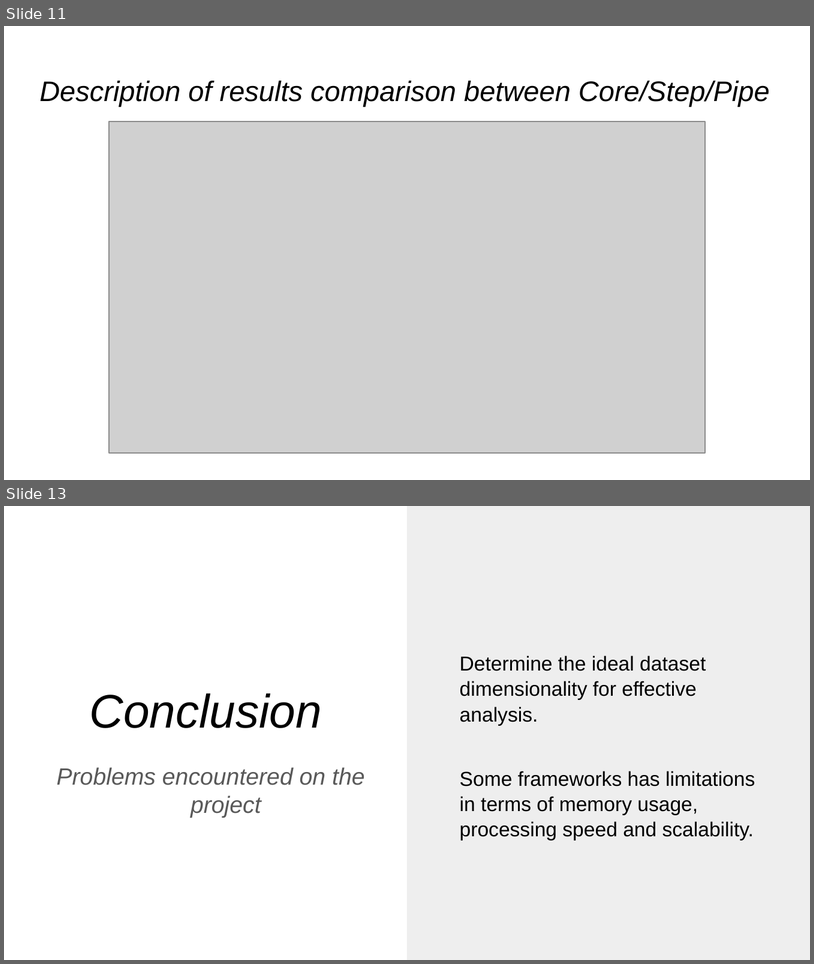
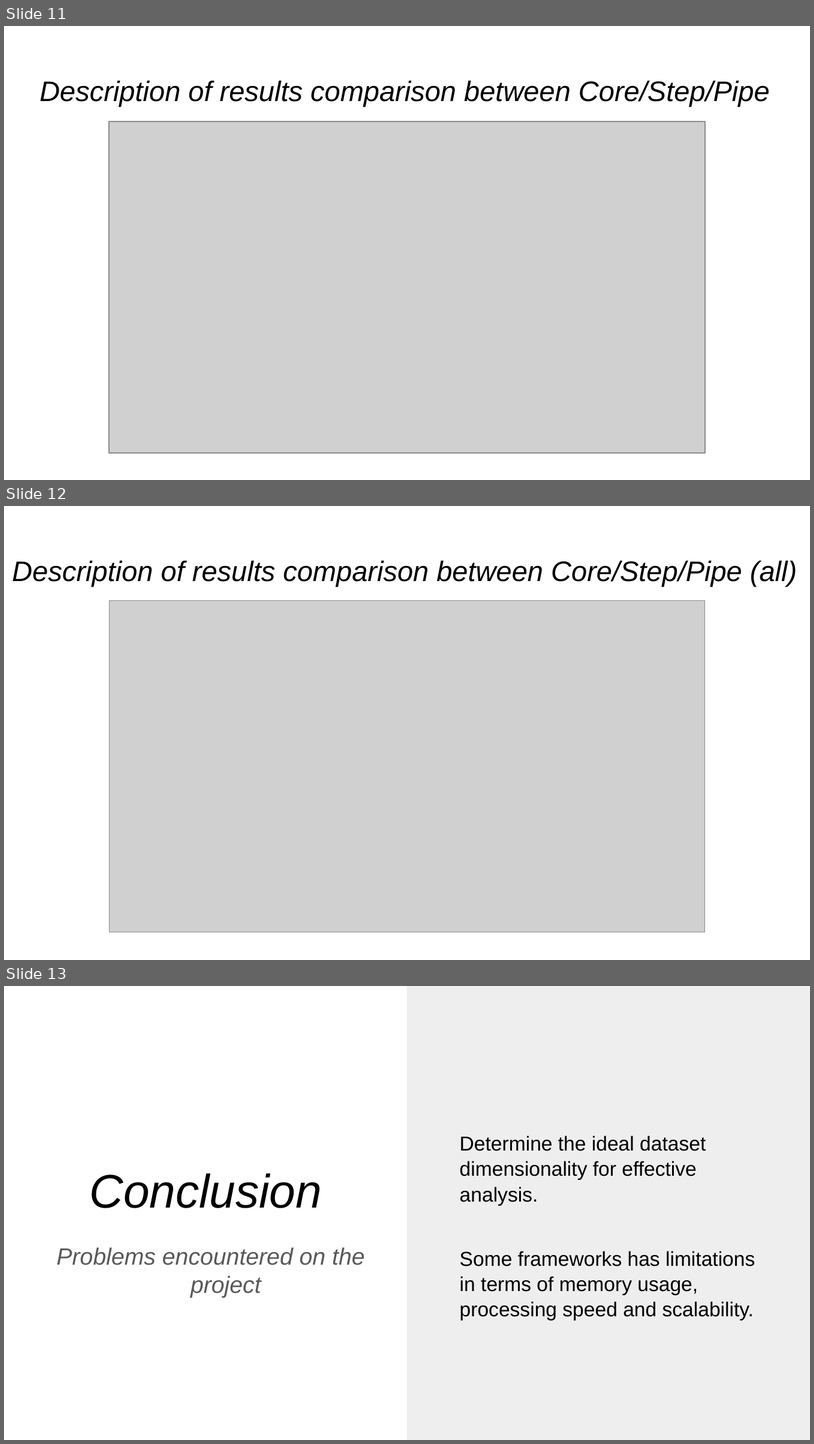
Before and after one commit to cosimop2000/BDMG-vehicle-accidents, a slide deck: Ferrari-Pavone-Pederzoli.pptx. Shown one above the other, each under a label of ours: slides 11 and 13 before the commit, slides 11, 12 and 13 after it; the slides between them are not shown. The pictures are 814x964 and 814x1444 pixels, drawn with LibreOffice and Linux fonts; fonts in the diff are those of the drawing; grey boxes stand for pictures. Boxes give left, top, right and bottom in pixels: in the first picture for what was removed or moved away, otherwise in the second. Text is boxed around its words. In the diff, an @@ line names an element or a change of style, - is before the commit and + after.

Commit message:
Added presentation

```diff
--- a/Ferrari-Pavone-Pederzoli.pptx
+++ b/Ferrari-Pavone-Pederzoli.pptx
@@ slide 12 added at <box>4,506,810,960</box>, background #FFFFFF @@
@@ title added at <box>12,561,797,586</box>, 25.2 pt, text #000000, italic @@
+Description of results comparison between Core/Step/Pipe (all)
@@ picture added at <box>109,600,705,932</box> @@
```
Also in this commit, not shown: 2 other slides added, 3 slides removed.
